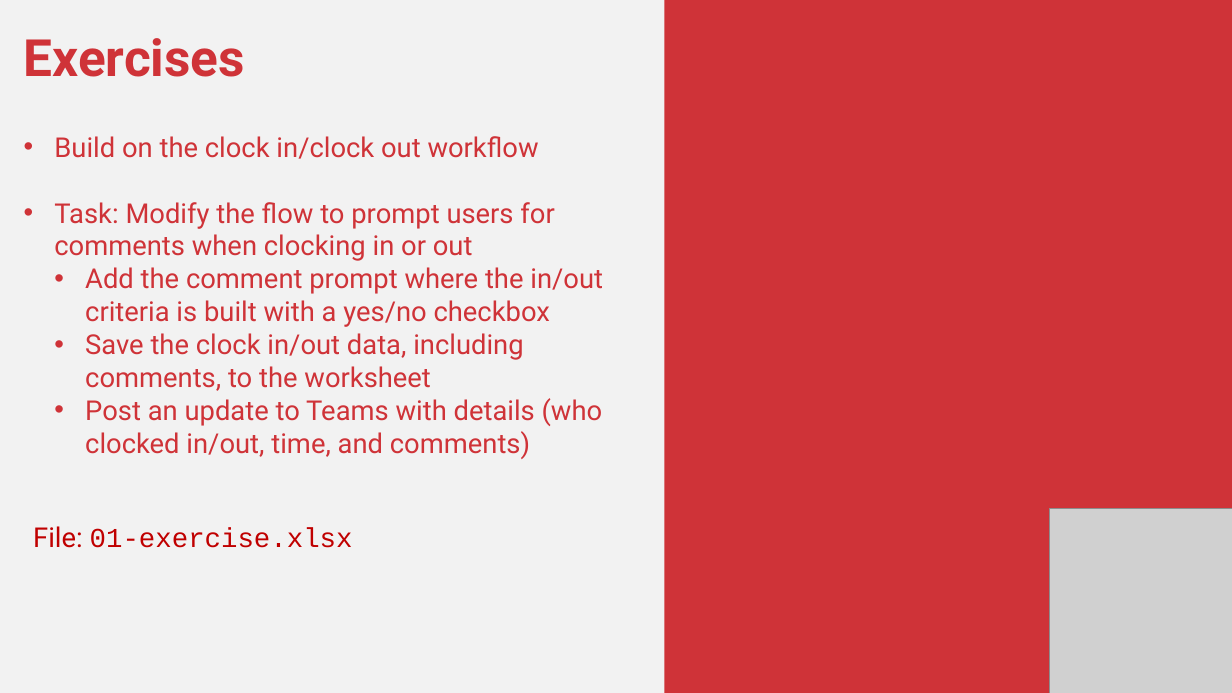
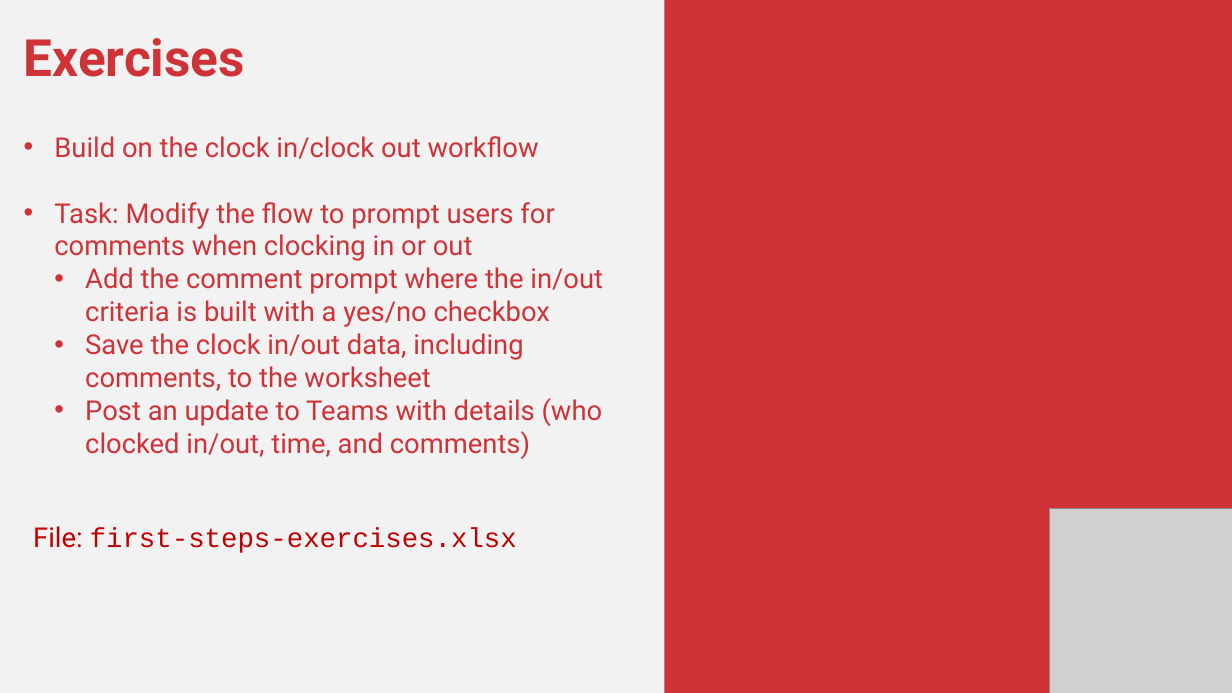
Before and after one commit to stringfestdata/power-automate-for-excel-masterclass, a slide deck: slide 9 of power-automate-for-excel-masterclass.pptx. Drawn at 1232x693 pixels with LibreOffice and Linux fonts; fonts in the diff are those of the drawing; grey boxes stand for pictures. Boxes give left, top, right and bottom in pixels: in the first picture for what was removed or moved away, otherwise in the second. Text is boxed around its words. In the diff, an @@ line names an element or a change of style, - is before the commit and + after.

```diff
--- a/power-automate-for-excel-masterclass.pptx
+++ b/power-automate-for-excel-masterclass.pptx
@@ text at (33, 526, 517, 553): text changed @@
-File: 01-exercise.xlsx
+File: first-steps-exercises.xlsx
```
Also in this commit, not shown: 6 other slides changed, 3 slides added, 8 slides removed, 7 other files.
